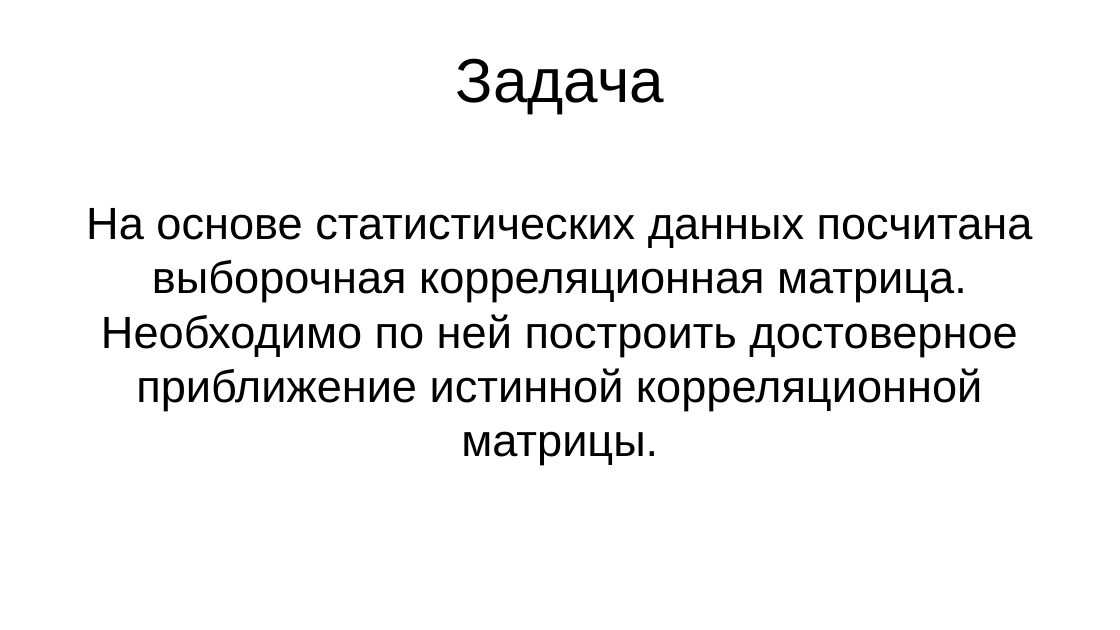
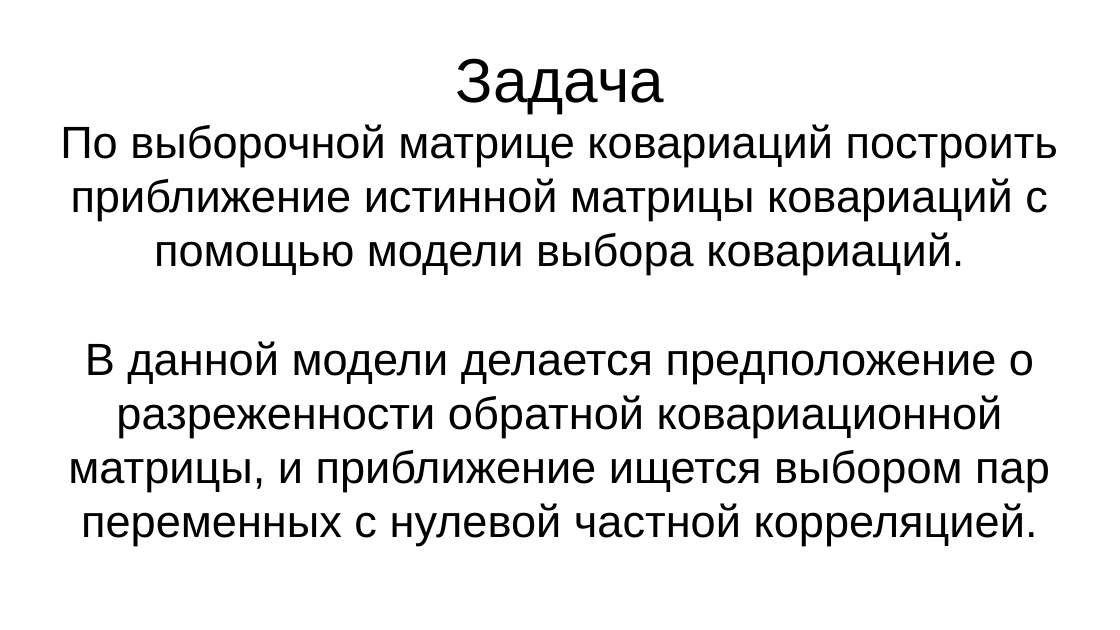
Before and after one commit to Apollon76/dempster_algorithm, a slide deck: slide 3 of Презентация.pptx (slide 2 before the commit). Drawn at 1120x630 pixels with LibreOffice and Linux fonts; fonts in the diff are those of the drawing. Boxes give left, top, right and bottom in pixels: in the first picture for what was removed or moved away, otherwise in the second. Text is boxed around its words. In the diff, an @@ line names an element or a change of style, - is before the commit and + after.

```diff
--- a/Презентация.pptx
+++ b/Презентация.pptx
@@ text at [60,124,1058,546]: text changed @@
-На основе статистических данных посчитана выборочная корреляционная матрица. Необходимо по ней построить достоверное приближение истинной корреляционной матрицы.
+По выборочной матрице ковариаций построить приближение истинной матрицы ковариаций с помощью модели выбора ковариаций.
+В данной модели делается предположение о разреженности обратной ковариационной матрицы, и приближение ищется выбором пар переменных с нулевой частной корреляцией.
```
Also in this commit, not shown: 4 slides added, 1 slide removed.
